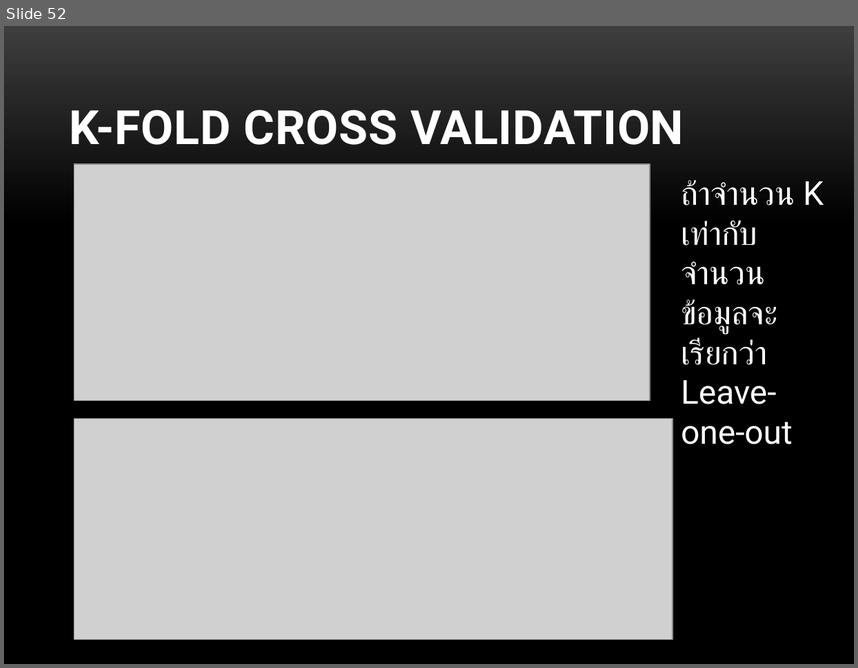
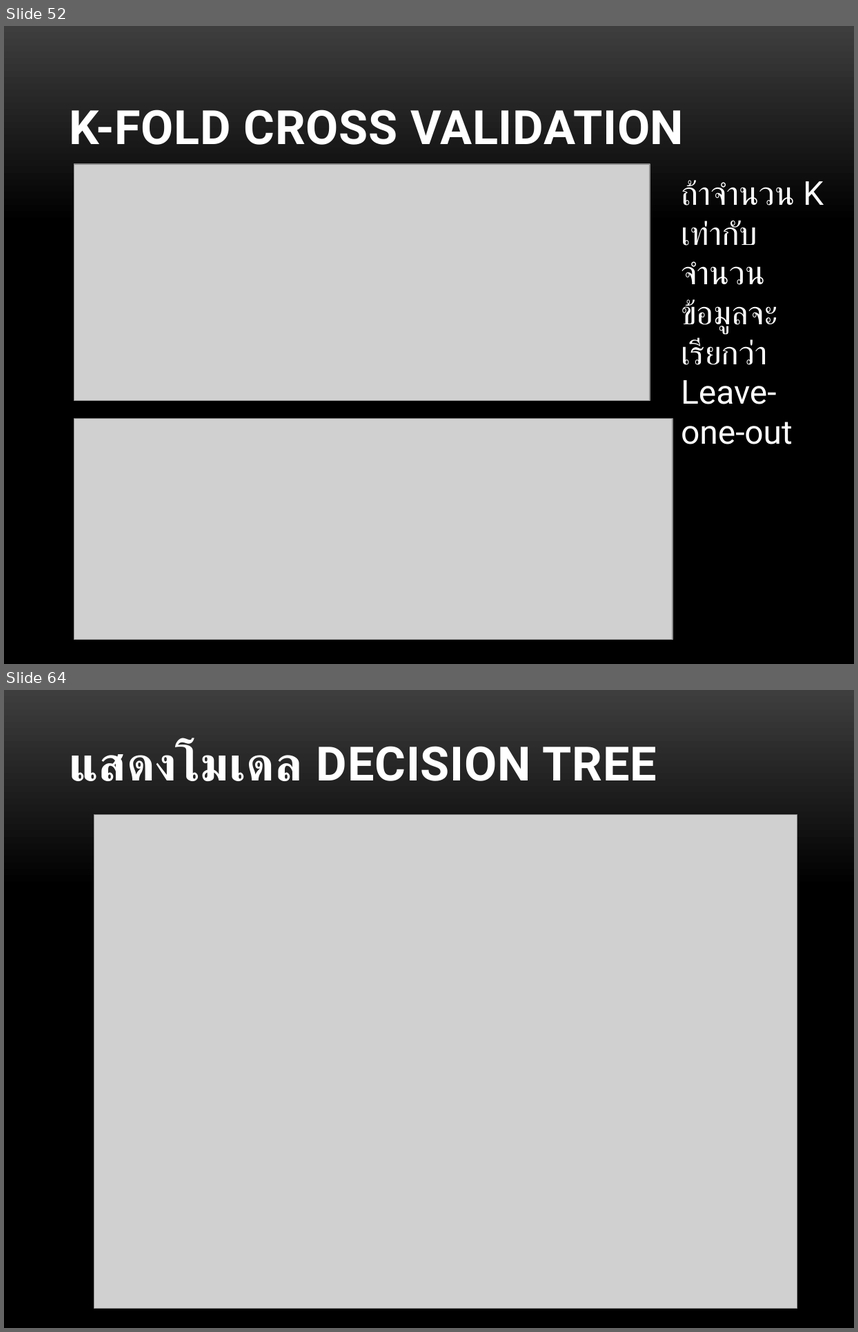
Before and after one commit to bkasinee/CLSM, a slide deck: MY_SM_CLASSIFY.pptx. Shown one above the other, each under a label of ours: slide 52 before the commit, slides 52 and 64 after it; the slides between them are not shown. The pictures are 858x668 and 858x1332 pixels, drawn with LibreOffice and Linux fonts; fonts in the diff are those of the drawing; grey boxes stand for pictures; background and template pictures are left out. Boxes give left, top, right and bottom in pixels: in the first picture for what was removed or moved away, otherwise in the second. Text is boxed around its words. In the diff, an @@ line names an element or a change of style, - is before the commit and + after.

```diff
--- a/MY_SM_CLASSIFY.pptx
+++ b/MY_SM_CLASSIFY.pptx
@@ slide 64 added at [4,690,854,1328], background picture (left out) @@
@@ title added at [69,744,657,781], 40 pt, text #FFFFFF, bold @@
+แสดงโมเดล DECISION TREE
@@ picture added at [94,815,797,1309] @@
```
Also in this commit, not shown: 1 slide changed, 13 other slides added, 7 slides removed, 2 other files.
